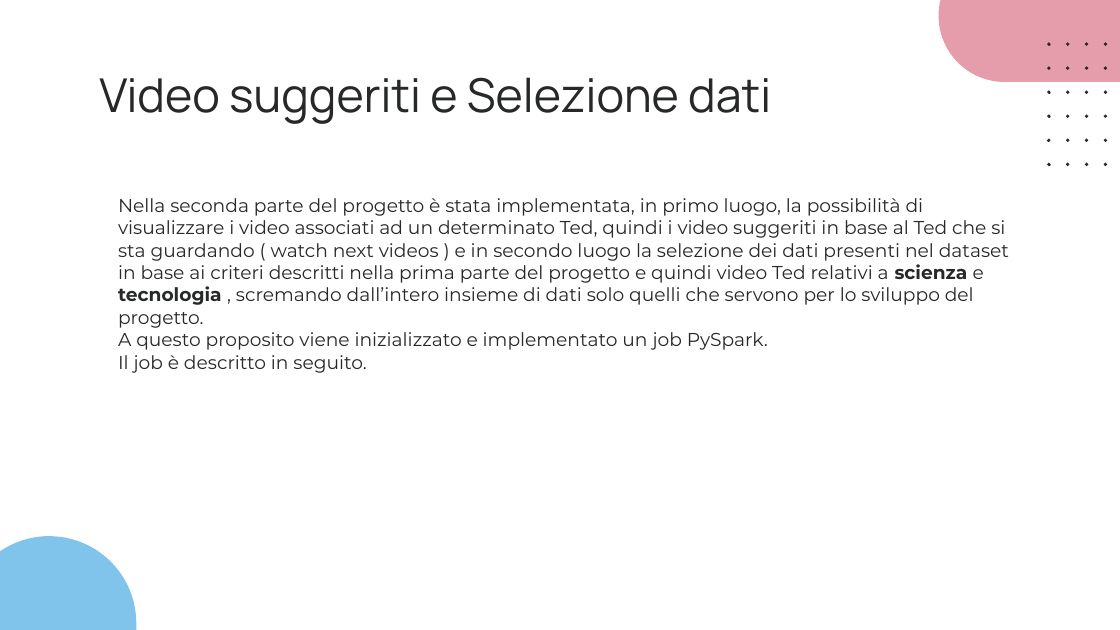
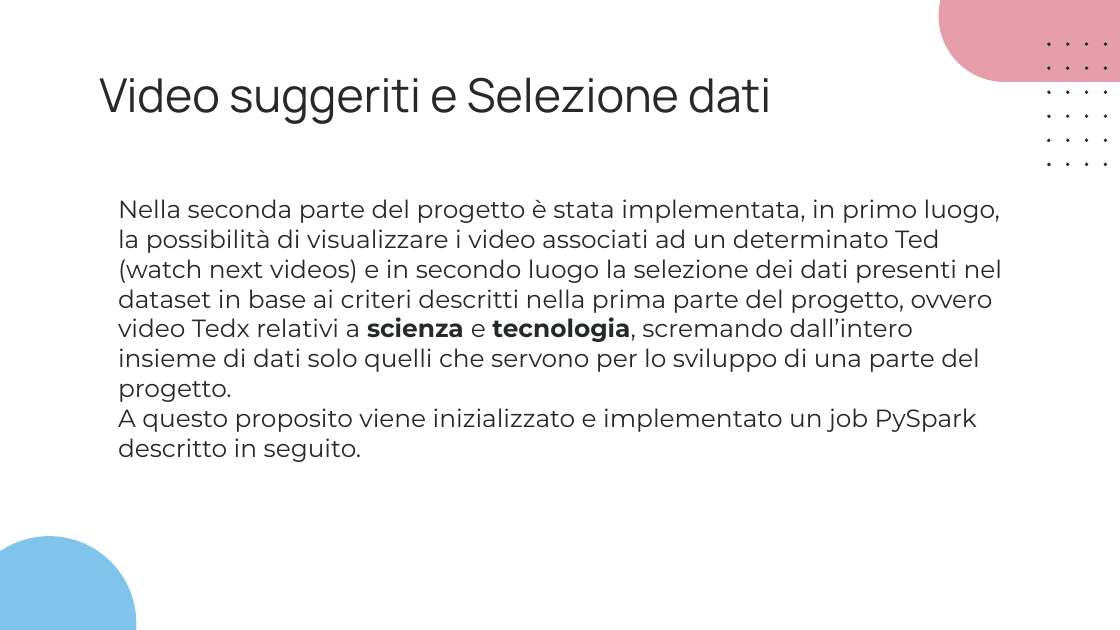
Before and after one commit to slocatelli30/CommuniTEDx, a slide deck: slide 14 of Progetto2.0/CommuniTEDx_2.0.pptx. Drawn at 1120x630 pixels with LibreOffice and Linux fonts; fonts in the diff are those of the drawing. Boxes give left, top, right and bottom in pixels: in the first picture for what was removed or moved away, otherwise in the second. Text is boxed around its words. In the diff, an @@ line names an element or a change of style, - is before the commit and + after.

```diff
--- a/Progetto2.0/CommuniTEDx_2.0.pptx
+++ b/Progetto2.0/CommuniTEDx_2.0.pptx
@@ text at [118,199,1002,462]: text changed; size 12 to 16 pt; text colour #262928 to #252928 @@
-Nella seconda parte del progetto è stata implementata, in primo luogo, la possibilità di visualizzare i video associati ad un determinato Ted, quindi i video suggeriti in base al Ted che si sta guardando ( watch next videos ) e in secondo luogo la selezione dei dati presenti nel dataset in base ai criteri descritti nella prima parte del progetto e quindi video Ted relativi a scienza e tecnologia , scremando dall’intero insieme di dati solo quelli che servono per lo sviluppo del progetto.
-A questo proposito viene inizializzato e implementato un job PySpark.
-Il job è descritto in seguito.
+Nella seconda parte del progetto è stata implementata, in primo luogo, la possibilità di visualizzare i video associati ad un determinato Ted (watch next videos) e in secondo luogo la selezione dei dati presenti nel dataset in base ai criteri descritti nella prima parte del progetto, ovvero video Tedx relativi a scienza e tecnologia, scremando dall’intero insieme di dati solo quelli che servono per lo sviluppo di una parte del progetto.
+A questo proposito viene inizializzato e implementato un job PySpark descritto in seguito.
```
Also in this commit, not shown: 4 other slides changed, 2 other files.
